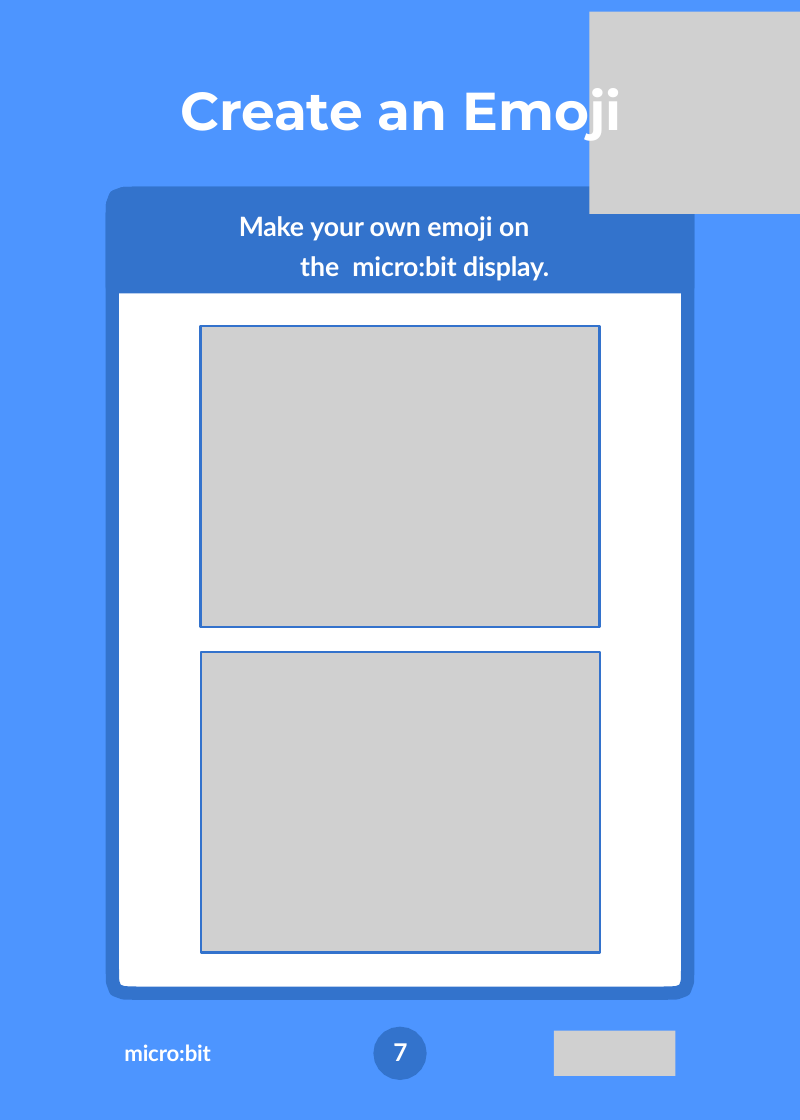
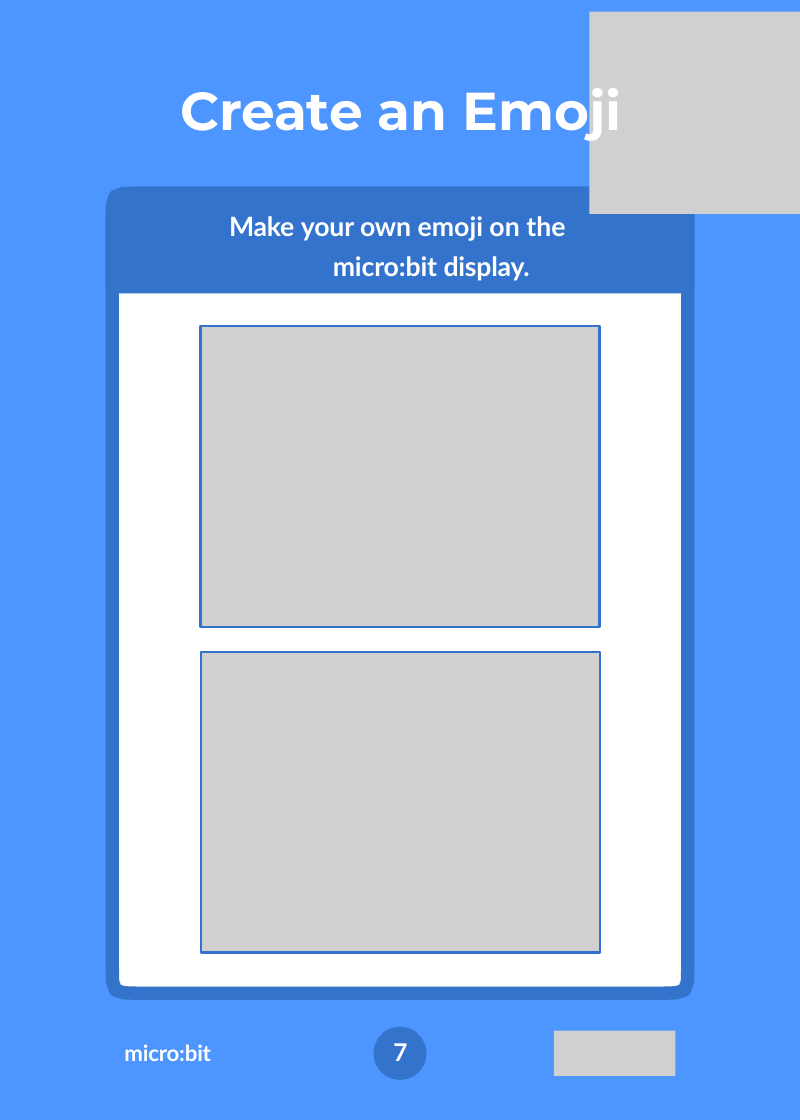
Before and after one commit to hansdejongehv/Scratch-Cards-Temp, a slide deck: slide 15 of English Scratch Cards easier to translate/microbit-cards.pptx. Drawn at 800x1120 pixels with LibreOffice and Linux fonts; fonts in the diff are those of the drawing; grey boxes stand for pictures. Boxes give left, top, right and bottom in pixels: in the first picture for what was removed or moved away, otherwise in the second. Text is boxed around its words. In the diff, an @@ line names an element or a change of style, - is before the commit and + after.

```diff
--- a/English Scratch Cards easier to translate/microbit-cards.pptx
+++ b/English Scratch Cards easier to translate/microbit-cards.pptx
@@ text "Make your own emoji on ...": place and size @@
-text "Make your own emoji on ..." at <box>239,216,549,281</box>
+text "Make your own emoji on ..." at <box>229,216,565,281</box>
@@ text "Make your own emoji on ..." at <box>229,216,565,281</box>: alignment left to centre @@
```
Also in this commit, not shown: 14 other slides changed, 9 other files.
